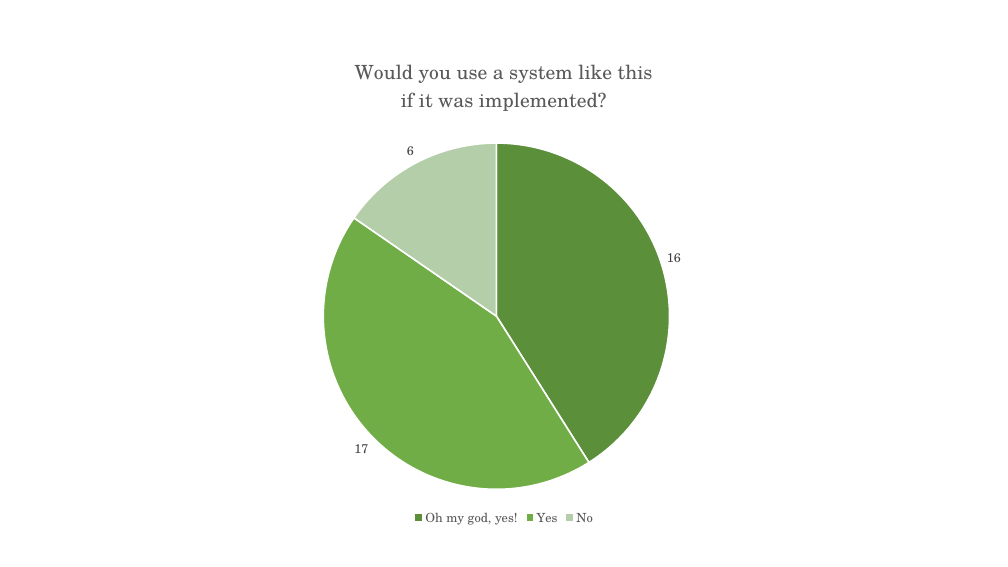
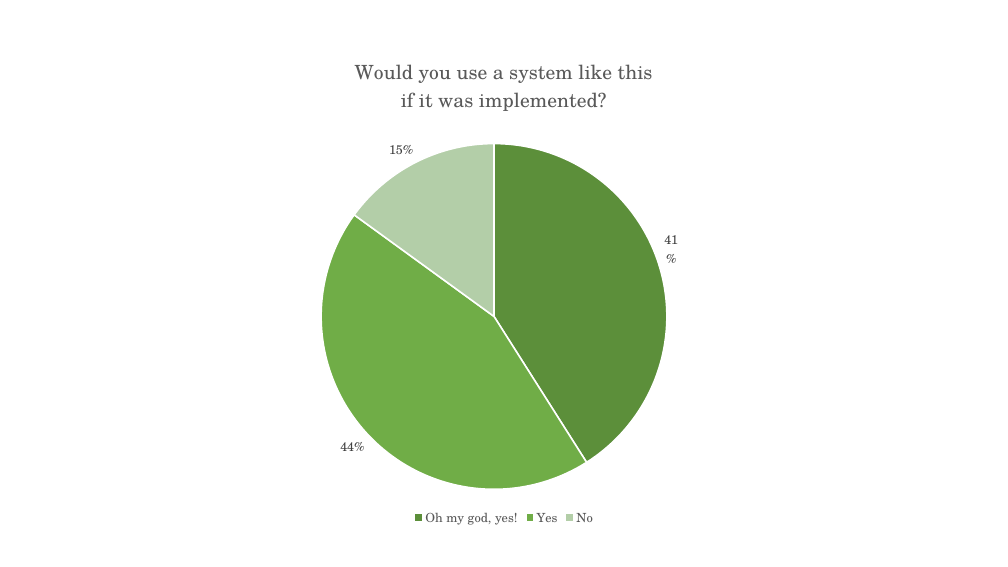
Before and after one commit to afthaj/finalThesis, a slide deck: slide 15 of figures.pptx. Drawn at 1008x567 pixels with LibreOffice and Linux fonts; fonts in the diff are those of the drawing. Boxes give left, top, right and bottom in pixels: in the first picture for what was removed or moved away, otherwise in the second. Text is boxed around its words. In the diff, an @@ line names an element or a change of style, - is before the commit and + after.

```diff
--- a/figures.pptx
+++ b/figures.pptx
@@ pie chart at (302,38,706,530) @@
@@ Would you use a system like this if it was implemented?, Oh my god, yes!: 16 to 0.41 @@
@@ Would you use a system like this if it was implemented?, Yes: 17 to 0.44 @@
@@ Would you use a system like this if it was implemented?, No: 6 to 0.15 @@
@@ data labels of Would you use a system like this if it was implemented? changed @@
```
Also in this commit, not shown: 7 other slides changed, 2 other files.
